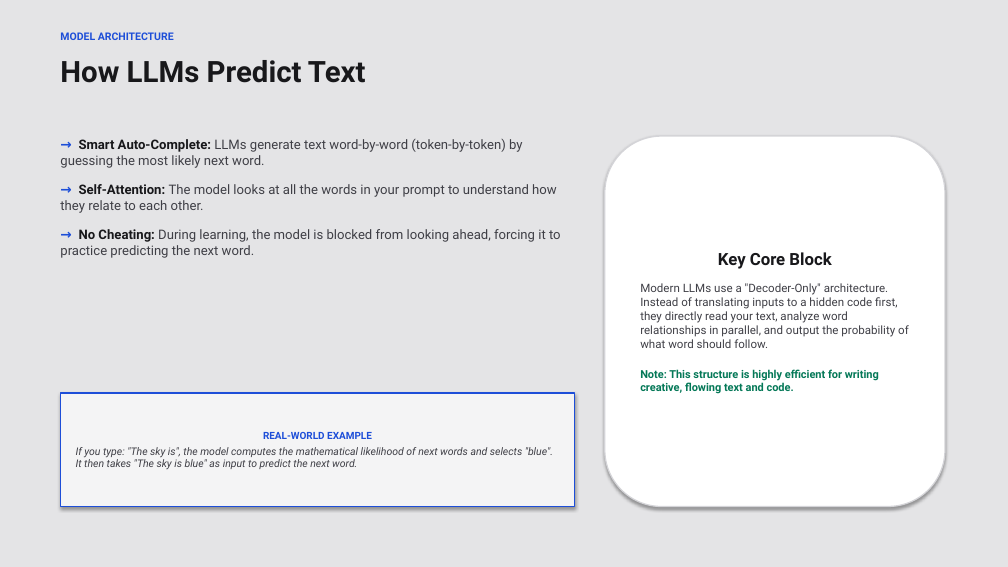
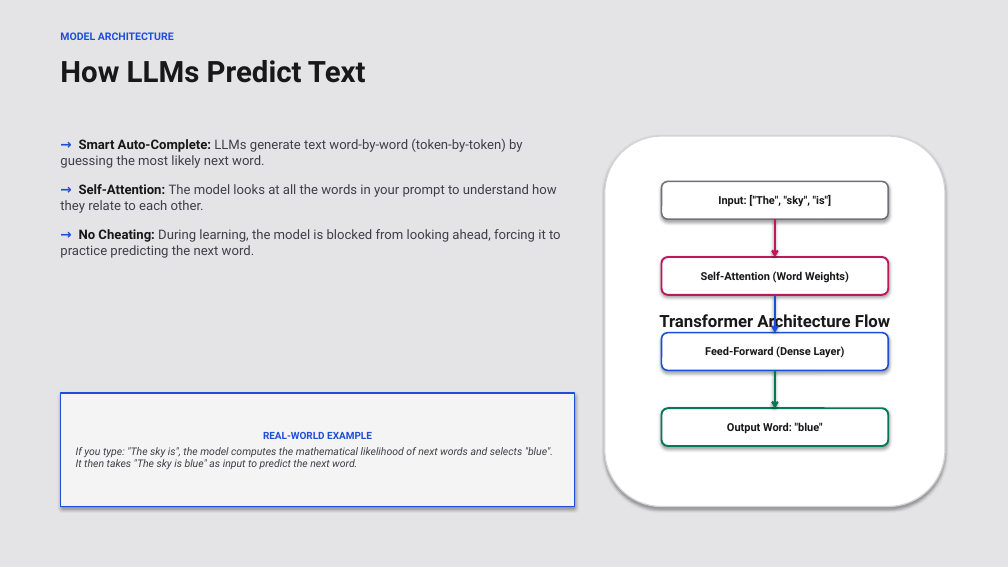
Before and after one commit to Bethana86/gcp-ml-training-hub, a slide deck: slide 3 of llm-presentation/Introduction_to_LLM.pptx. Drawn at 1008x567 pixels with LibreOffice and Linux fonts; fonts in the diff are those of the drawing. Boxes give left, top, right and bottom in pixels: in the first picture for what was removed or moved away, otherwise in the second. Text is boxed around its words. In the diff, an @@ line names an element or a change of style, - is before the commit and + after.

Commit message:
Add Transformer architecture diagram to Slide 3 and rename Slide 12 to Key Takeaways

```diff
--- a/llm-presentation/Introduction_to_LLM.pptx
+++ b/llm-presentation/Introduction_to_LLM.pptx
@@ rounded rectangle added at (x1=662, y1=181, x2=889, y2=219), fill #FFFFFF, outline #71717A 1.5 pt, 10.5 pt, text #18181B, bold @@
+Input: ["The", "sky", "is"]
@@ arrow added from (775, 219) to (775, 257), #BE185D 2 pt @@
@@ rounded rectangle added at (x1=662, y1=257, x2=889, y2=295), fill #FFFFFF, outline #BE185D 1.8 pt, 10.5 pt, text #18181B, bold @@
+Self-Attention (Word Weights)
@@ arrow added from (775, 295) to (775, 333), #1D4ED8 2 pt @@
@@ text in rounded rectangle at (x1=659, y1=312, x2=890, y2=332): text changed; size 11 to 16 pt; text colour #3F3F46 to #18181B; bold on @@
-Key Core Block
-Modern LLMs use a "Decoder-Only" architecture. Instead of translating inputs to a hidden code first, they directly read your text, analyze word relationships in parallel, and output the probability of what word should follow.
-Note: This structure is highly efficient for writing creative, flowing text and code.
+Transformer Architecture Flow
@@ rounded rectangle added at (x1=662, y1=333, x2=889, y2=371), fill #FFFFFF, outline #1D4ED8 1.5 pt, 10.5 pt, text #18181B, bold @@
+Feed-Forward (Dense Layer)
@@ arrow added from (775, 371) to (775, 408), #047857 2 pt @@
@@ rounded rectangle added at (x1=662, y1=408, x2=889, y2=446), fill #FFFFFF, outline #047857 1.8 pt, 10.5 pt, text #18181B, bold @@
+Output Word: "blue"
```
Also in this commit, not shown: 1 other slide changed, 2 other files.
